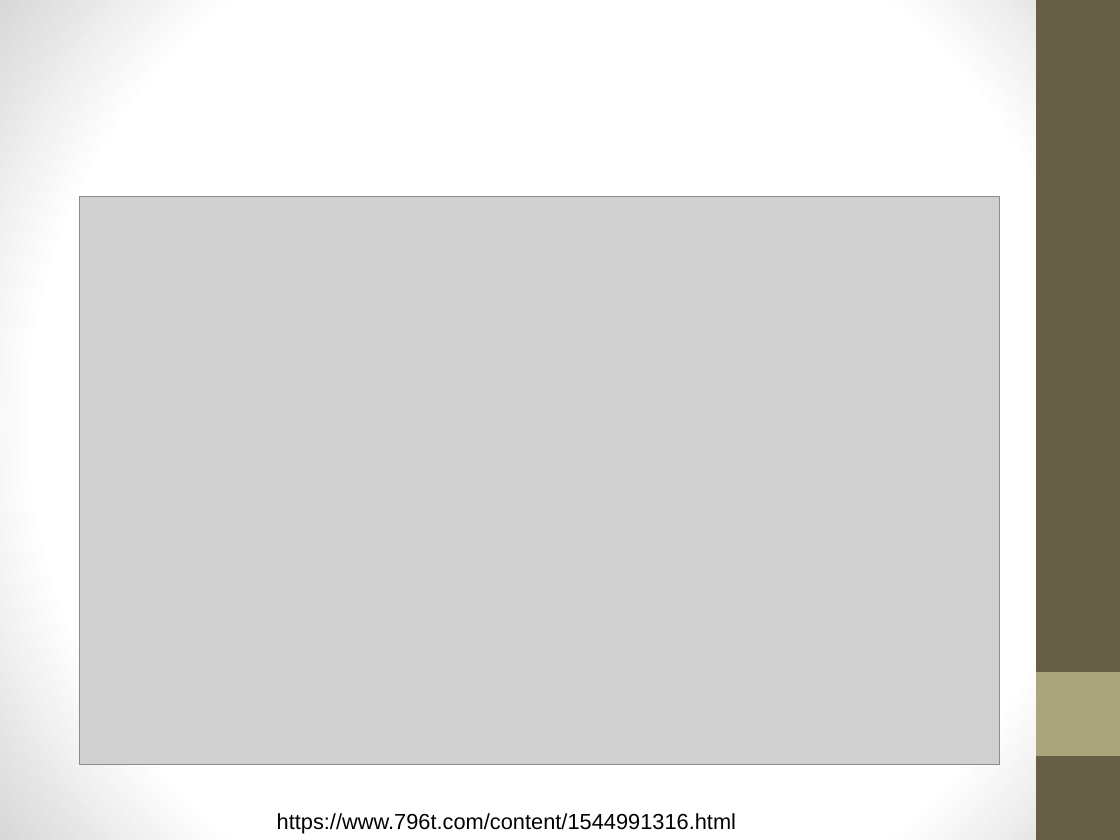
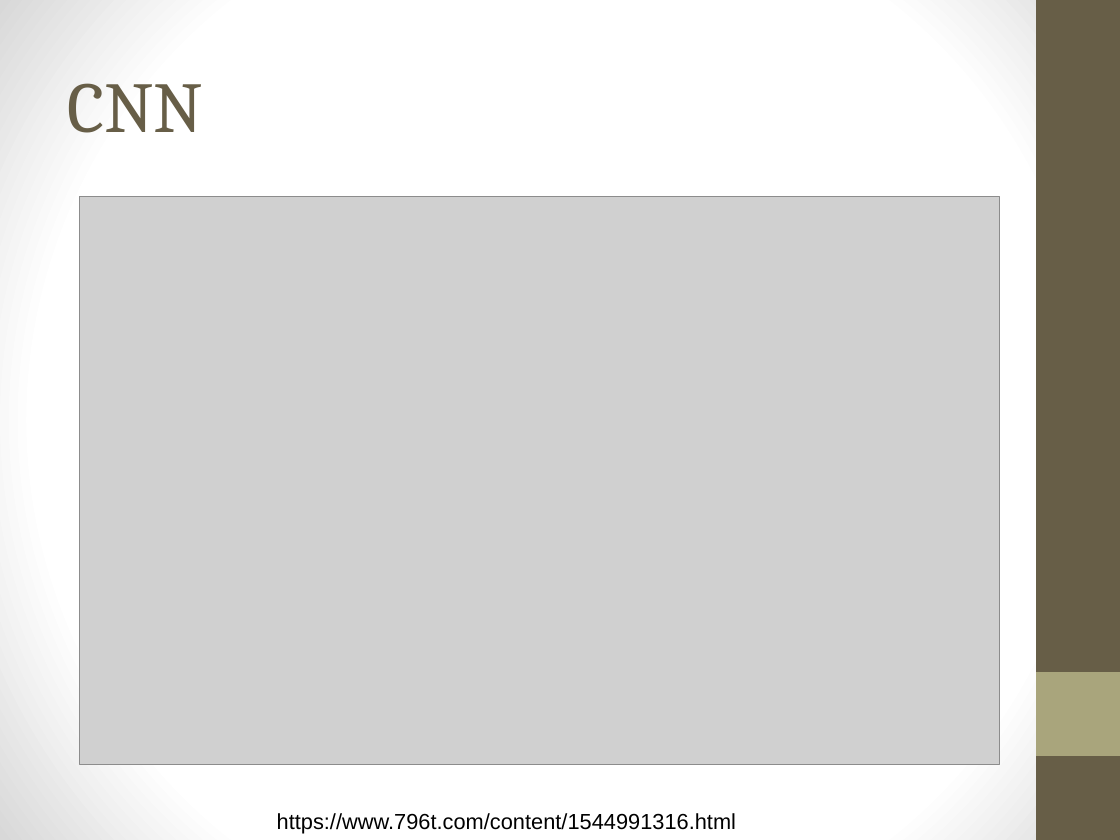
Before and after one commit to maloyang/nkust_202503_nn, a slide deck: slide 14 of nn/01_intro.pptx. Drawn at 1120x840 pixels with LibreOffice and Linux fonts; fonts in the diff are those of the drawing; grey boxes stand for pictures. Boxes give left, top, right and bottom in pixels: in the first picture for what was removed or moved away, otherwise in the second. Text is boxed around its words. In the diff, an @@ line names an element or a change of style, - is before the commit and + after.

```diff
--- a/nn/01_intro.pptx
+++ b/nn/01_intro.pptx
@@ title added at (67,83,203,133), 46 pt, text #675E47 @@
+CNN
```
Also in this commit, not shown: 4 other slides changed, 2 slides added, 2 slides removed.
